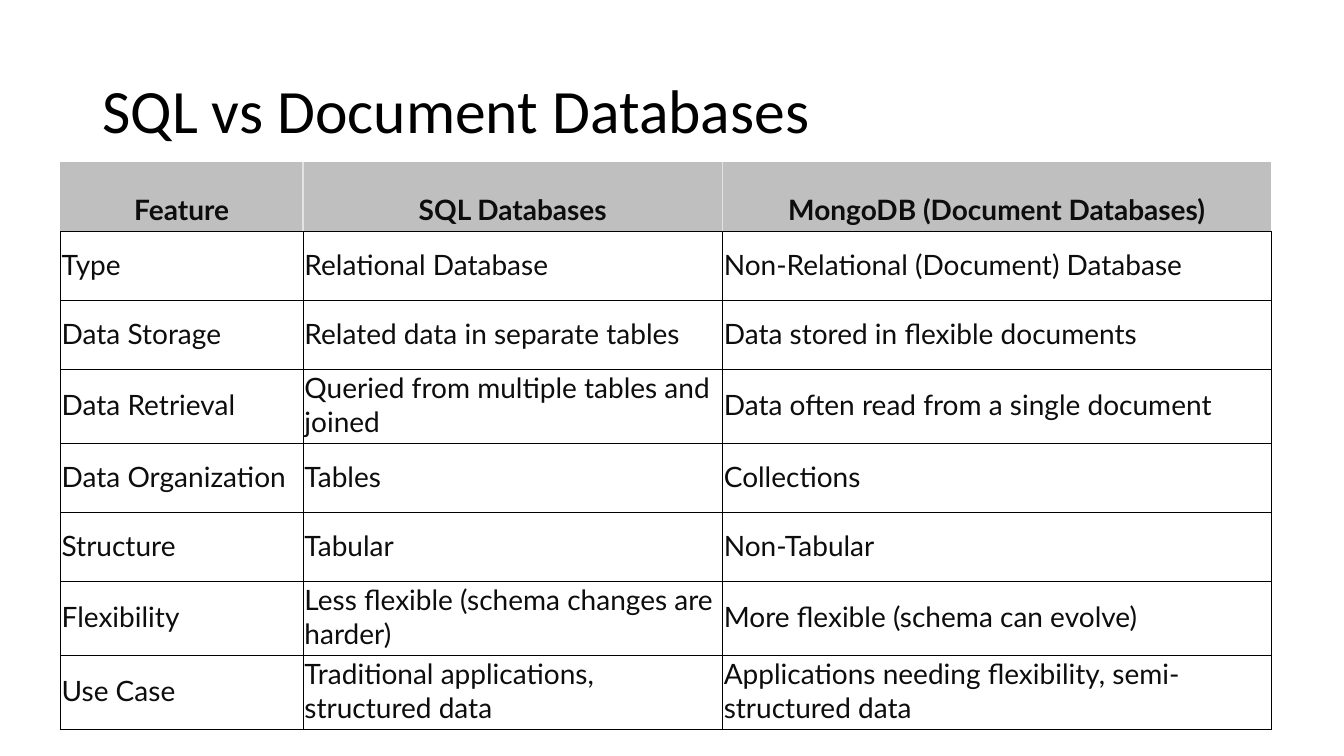
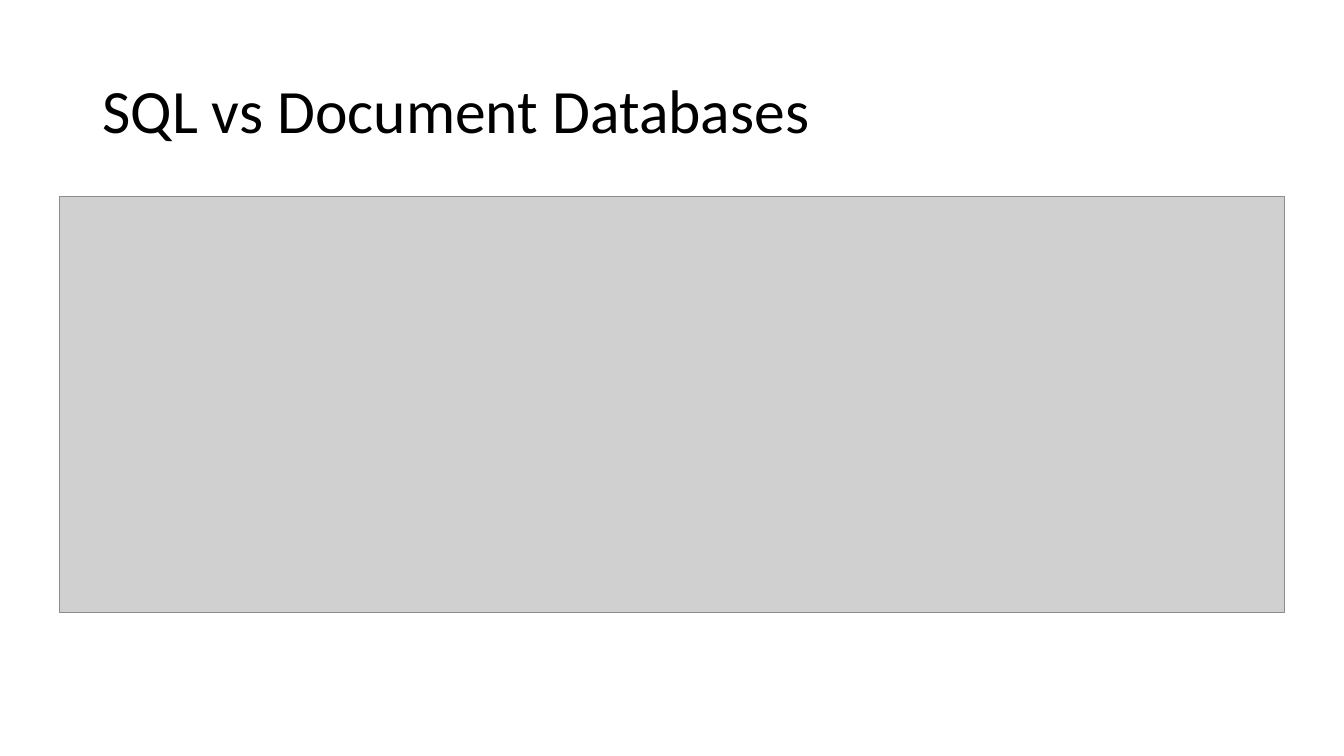
Before and after one commit to motazsaad/Exploratory-Analysis-of-Big-Data, a slide deck: slide 58 of PPT slides/02 EDABDC - Data Models - part 1.pptx (slide 54 before the commit). Drawn at 1344x756 pixels with LibreOffice and Linux fonts; fonts in the diff are those of the drawing; grey boxes stand for pictures. Boxes give left, top, right and bottom in pixels: in the first picture for what was removed or moved away, otherwise in the second. Text is boxed around its words. In the diff, an @@ line names an element or a change of style, - is before the commit and + after.

```diff
--- a/PPT slides/02 EDABDC - Data Models - part 1.pptx
+++ b/PPT slides/02 EDABDC - Data Models - part 1.pptx
@@ table removed at <box>60,162,1271,723</box>, 8 rows, 3 columns @@
-Feature | SQL Databases | MongoDB (Document Databases)
-Type | Relational Database | Non-Relational (Document) Database
-Data Storage | Related data in separate tables | Data stored in flexible documents
-Data Retrieval | Queried from multiple tables and joined | Data often read from a single document
-Data Organization | Tables | Collections
-Structure | Tabular | Non-Tabular
-Flexibility | Less flexible (schema changes are harder) | More flexible (schema can evolve)
-Use Case | Traditional applications, structured data | Applications needing flexibility, semi-structured data
@@ picture added at <box>59,197,1285,613</box> @@
```
Also in this commit, not shown: 3 other slides changed, 5 slides added, 1 other file.
